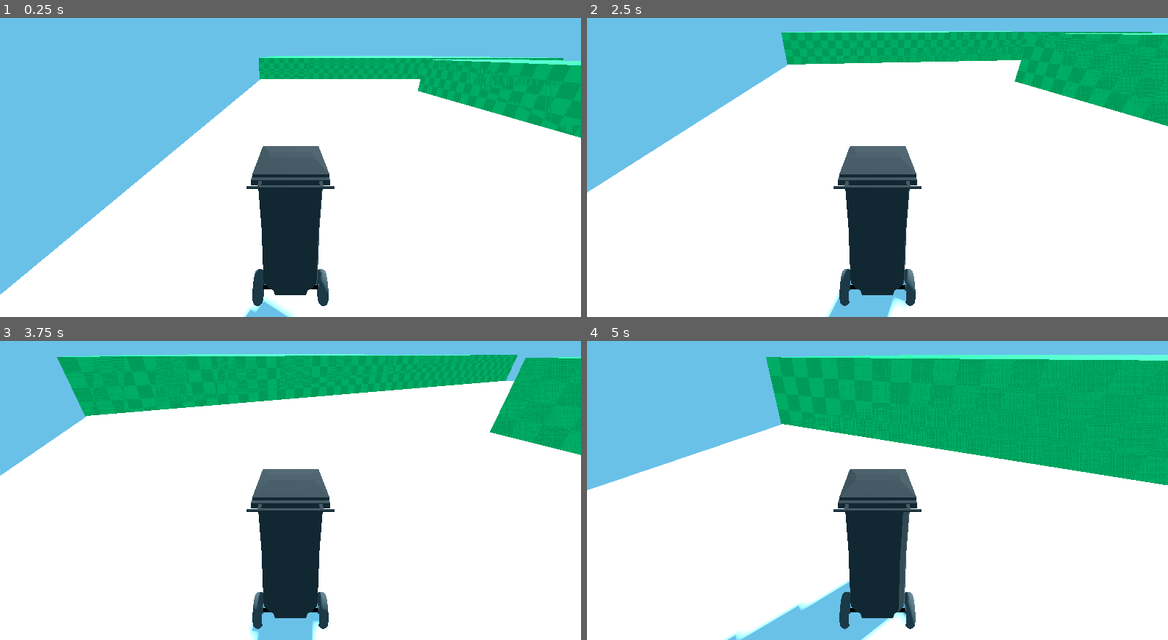
Above: before the commit, frames 1-4 (two rows, left to right).
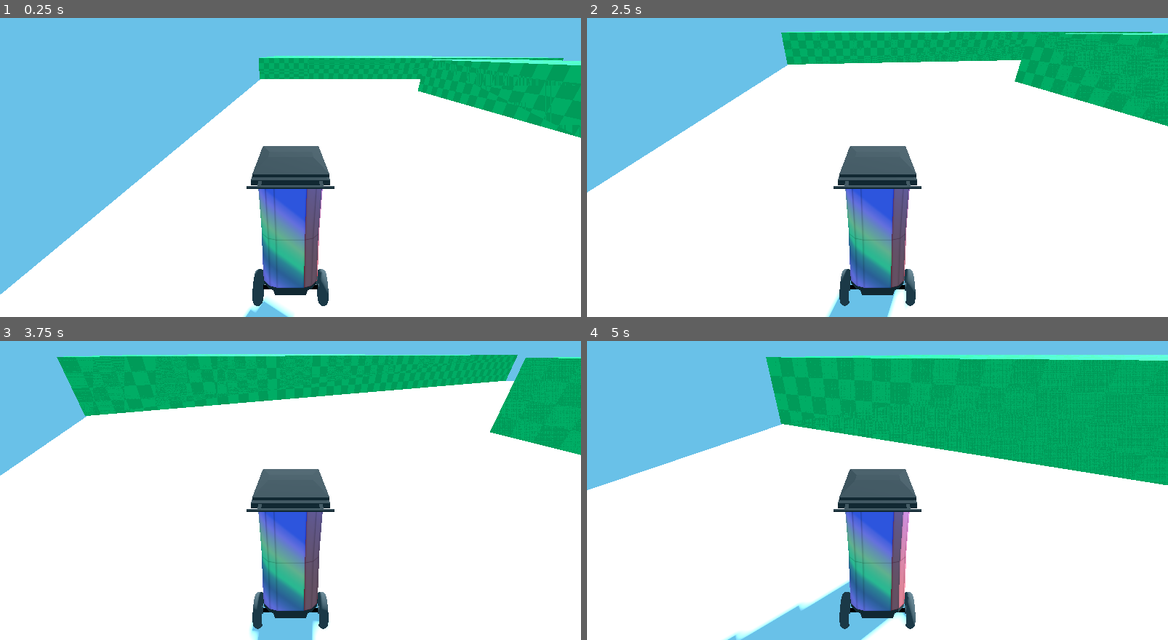
Above: after the commit, the same moments.

Repository: wagenrace/return-to-sender
Game: Godot game, scene res://world.tscn
The game is run twice, just before and just after one commit, with the same random seed, the same clock (stepped at 60 frames per second) and the same inputs.
Inputs (mouse positions are in pixels of both pictures, inside the frame that each line leads up to):
- Up to frame 1 (0.25 s): no input
- Up to frame 2 (2.5 s): tap Enter at 0.5 s; move the mouse to (906, 152) at 0.52 s; hold W (move_forward) from 0.53 s (still down); move the mouse to (848, 155) at 1.27 s; move the mouse to (889, 146) at 2.02 s
- Up to frame 3 (3.75 s): keep holding W (move_forward); move the mouse to (284, 481) at 2.77 s; move the mouse to (331, 481) at 3.52 s
- Up to frame 4 (5 s): keep holding W (move_forward); move the mouse to (831, 472) at 4.27 s

The runs differ from the first frame. In frame 1, 3.3% of the frame differs, in the area x 44-56%, y 57-91%; in frame 2, 3.4%, in the area x 44-56%, y 57-97%; in frame 3, 3.3%; in frame 4, 3.3%.

Commit message:
Added texture for bin base

Diff:
--- a/character.tscn
+++ b/character.tscn
@@ -1,7 +1,7 @@
 [gd_scene load_steps=4 format=3 uid="uid://doh0w0if3r85g"]
 
 [ext_resource type="Script" path="res://character.gd" id="1_7egtf"]
-[ext_resource type="PackedScene" uid="uid://x0irgxi44jpx" path="res://assets/bin.glb" id="2_54wbh"]
+[ext_resource type="PackedScene" uid="uid://mcqngx6prajp" path="res://assets/bin.gltf" id="2_8sjl4"]
 
 [sub_resource type="BoxShape3D" id="BoxShape3D_lmb13"]
 size = Vector3(1, 1.24939, 0.635315)
@@ -24,4 +24,4 @@
 
 [node name="PlayerPivot" type="Node3D" parent="."]
 
-[node name="bin" parent="PlayerPivot" instance=ExtResource("2_54wbh")]
+[node name="bin" parent="PlayerPivot" instance=ExtResource("2_8sjl4")]
Binary file added: assets/bin.bin
Binary file removed: assets/bin.glb
Not shown, added: assets/bin.gltf
Not shown, changed: assets/bin.gltf.import
Binary file added: assets/texture.png
Not shown, added: assets/texture.png.import
